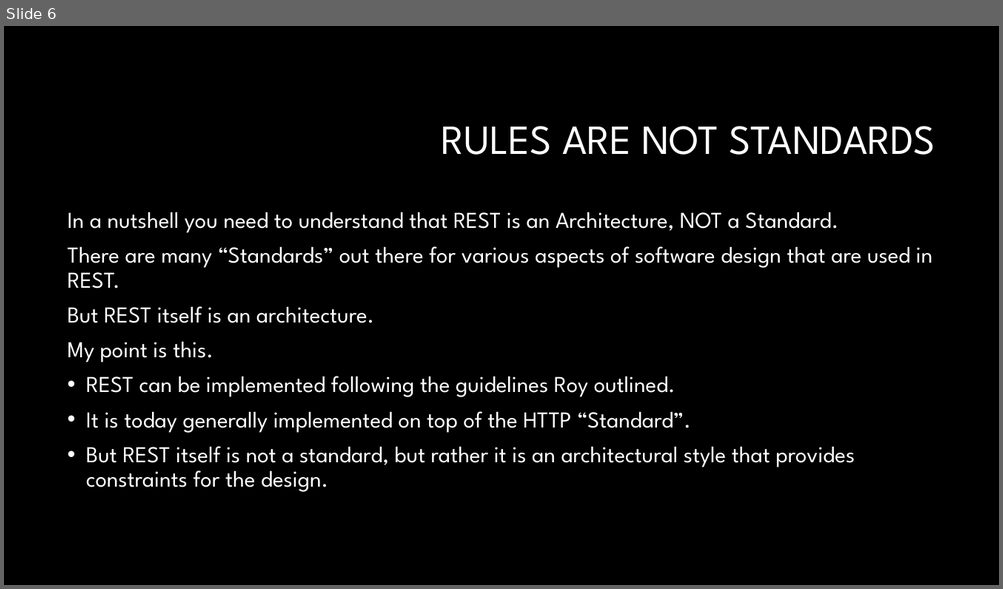
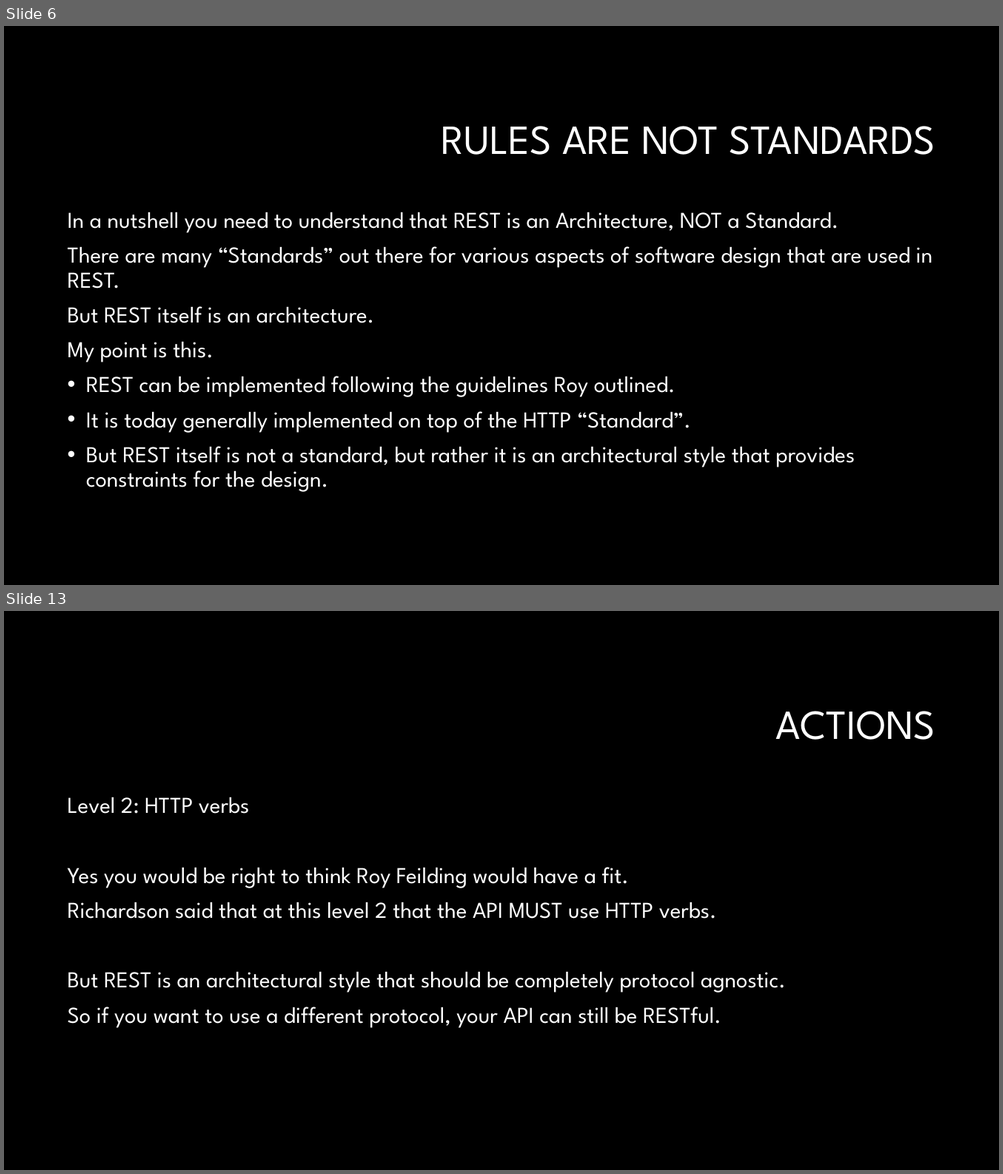
Before and after one commit to RonGarlit/RESTfulApiDemo, a slide deck: RESTful API the HATEOAS Way.pptx. Shown one above the other, each under a label of ours: slide 6 before the commit, slides 6 and 13 after it; the slides between them are not shown. The pictures are 1003x589 and 1003x1174 pixels, drawn with LibreOffice and Linux fonts; fonts in the diff are those of the drawing; background and template pictures are left out. Boxes give left, top, right and bottom in pixels: in the first picture for what was removed or moved away, otherwise in the second. Text is boxed around its words. In the diff, an @@ line names an element or a change of style, - is before the commit and + after.

```diff
--- a/RESTful API the HATEOAS Way.pptx
+++ b/RESTful API the HATEOAS Way.pptx
@@ slide 13 added at (4,611,999,1170), background #000000 @@
@@ title added at (776,711,935,740), 40 pt, text #FFFFFF @@
+ACTIONS
@@ text added at (68,797,785,1028), 22 pt, text #FFFFFF @@
+Level 2: HTTP verbs
+Yes you would be right to think Roy Feilding would have a fit.
+Richardson said that at this level 2 that the API MUST use HTTP verbs.
+But REST is an architectural style that should be completely protocol agnostic.
+So if you want to use a different protocol, your API can still be RESTful.
```
Also in this commit, not shown: 1 slide changed, 9 other slides added.
